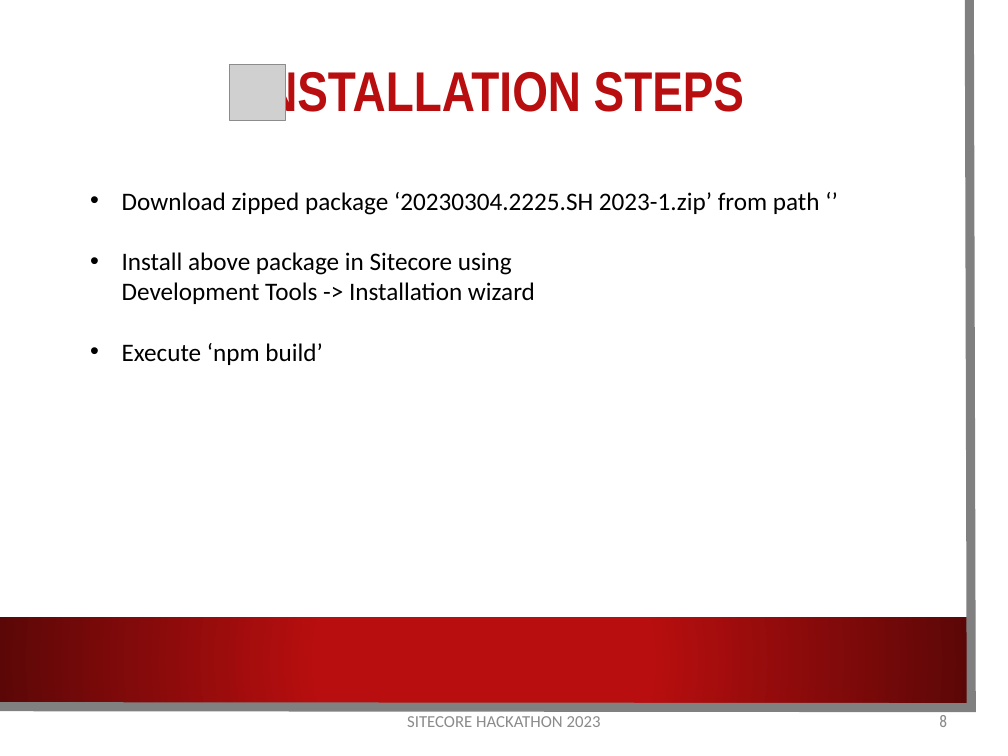
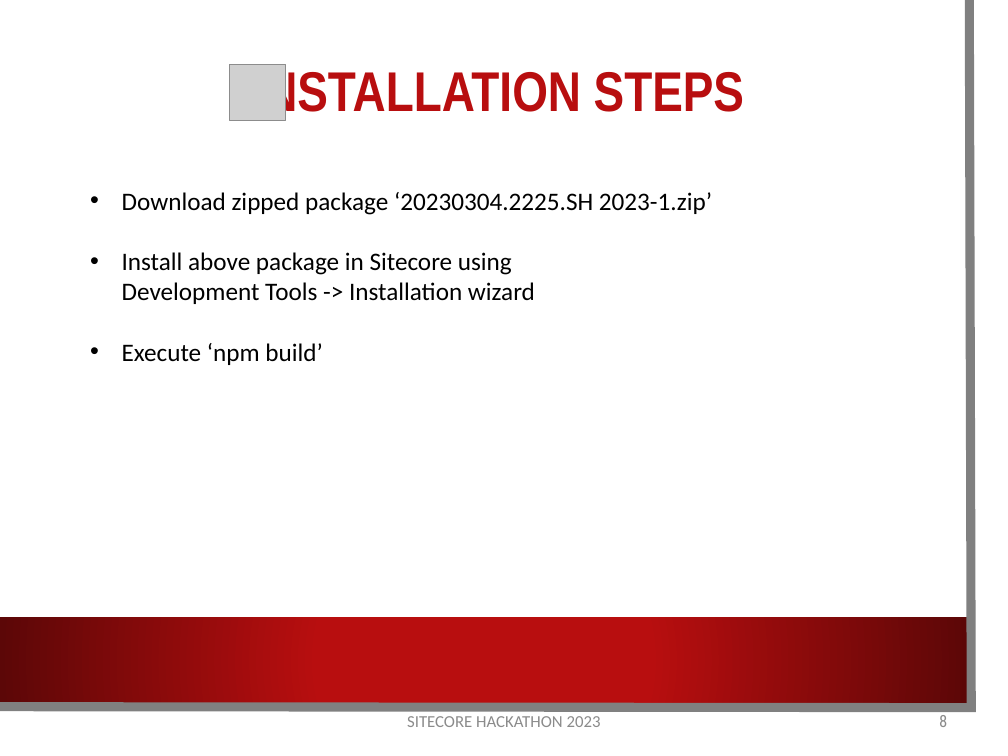
Before and after one commit to sagarvakapalli/2023-Reboot-Rebels, a slide deck: slide 8 of docs/RebootRebels-SitecoreHackathon-2023.pptx. Drawn at 1008x756 pixels with LibreOffice and Linux fonts; fonts in the diff are those of the drawing; grey boxes stand for pictures; background and template pictures are left out. Boxes give left, top, right and bottom in pixels: in the first picture for what was removed or moved away, otherwise in the second. Text is boxed around its words. In the diff, an @@ line names an element or a change of style, - is before the commit and + after.

```diff
--- a/docs/RebootRebels-SitecoreHackathon-2023.pptx
+++ b/docs/RebootRebels-SitecoreHackathon-2023.pptx
@@ text at <box>122,192,712,215</box>: text changed @@
-• Download zipped package ‘20230304.2225.SH 2023-1.zip’ from path ‘’
+• Download zipped package ‘20230304.2225.SH 2023-1.zip’
```
Also in this commit, not shown: 1 other slide changed.
